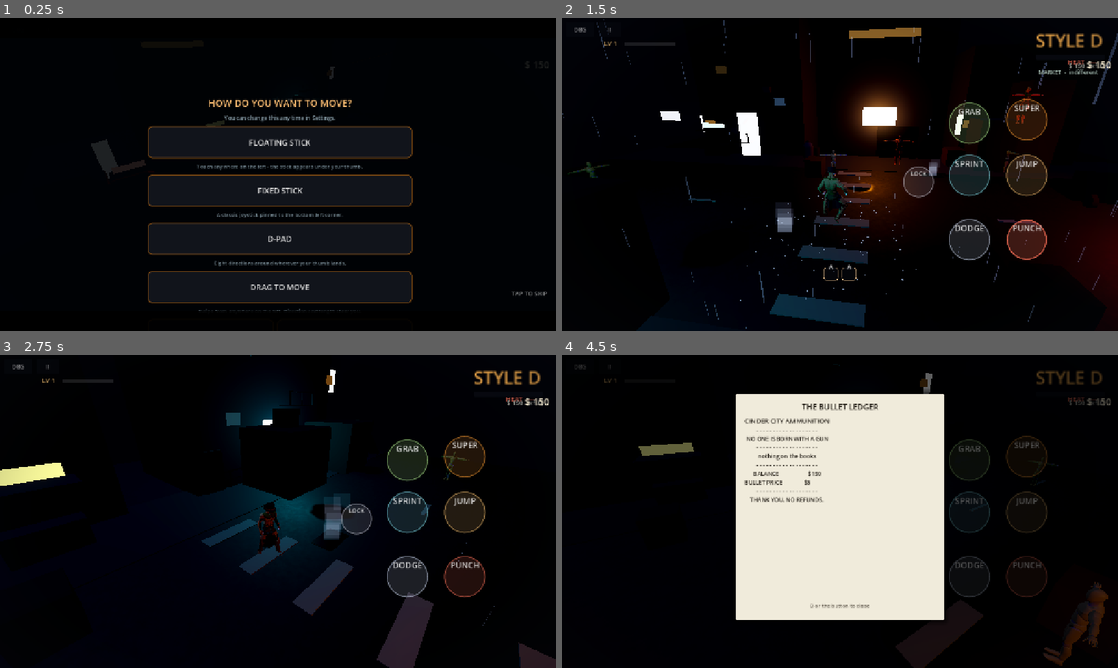
Above: before the commit, frames 1-4 (two rows, left to right).
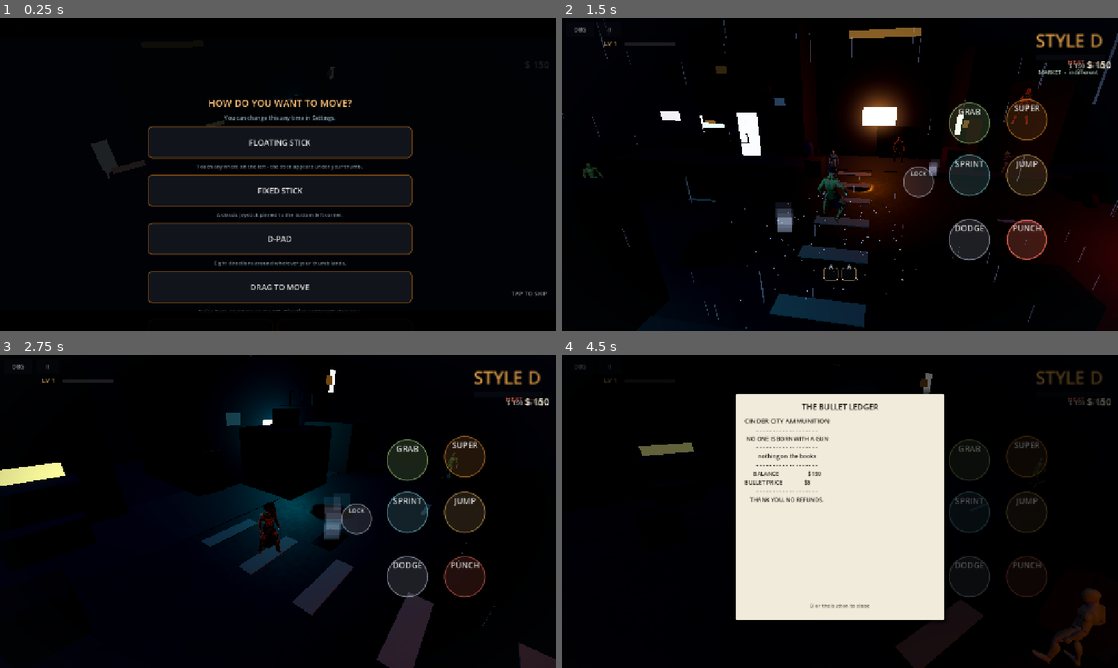
Above: after the commit, the same moments.

Repository: jamesrudh-arch/Barehands
Game: Godot game, scene res://scenes/main.tscn
The game is run twice, just before and just after one commit, with the same random seed, the same clock (stepped at 60 frames per second) and the same inputs.
Inputs (mouse positions are in pixels of both pictures, inside the frame that each line leads up to):
- Up to frame 1 (0.25 s): no input
- Up to frame 2 (1.5 s): click "FLOATING STICK" at 0.5 s; tap Enter (ui_accept) at 1.25 s; drag from (1029, 240) to (895, 105) at 1.27 s
- Up to frame 3 (2.75 s): drag from (405, 577) to (250, 574) at 2.02 s
- Up to frame 4 (4.5 s): move the mouse to (1029, 511) at 2.77 s; hold Right (ui_right) 2.78-3.5 s; hold B (ledger) 2.78-3.5 s; click (1029, 511) at 2.92 s; drag from (967, 511) to (673, 464) at 3.52 s; drag from (967, 461) to (867, 511) at 4.27 s

The runs differ from the first frame. In frame 2, 0.3% of the frame differs, in the area x 1-87%, y 22-52%; in frame 3, less than 0.1%; in frame 4, 0.7%, in the area x 84-99%, y 34-100%.

Commit message:
P0.1: distant T-pose ROOT CAUSE found and fixed - enemies beyond the think radius never played
Diagnostic suite tests/smoke_tpose boots the real street, walks EVERY
AnimationPlayer (hero pieces, cast bases + outfits, dummy, thug, distant
muscle) and logs: requested clip, clip-exists-in-runtime-library,
is_playing, speed, distance, visibility, frustum - plus the full runtime
clip list. It FAILS if any character AnimationPlayer is not playing.

The probe found it: hero and cast all animated, but every enemy
mannequin had current_animation='' - play() was never called on them.
_think()'s far branch (dist >= 10 m) only plays Idle when transitioning
FROM Walk; an enemy that spawns beyond 10 m starts in IDLE, so nothing
ever played and the mannequin stood in the glb rest pose - a T-pose -
until the player came close. Fix: every enemy plays Idle in _ready from
the first frame, wherever it stands. Probe: 20/20 players animating.

Also corrected last session's wrong edit: the runtime library carries
SHORT names (Idle, Walk, Idle_Talking...) - the regenerated glb renamed
them. cast.gd idles reverted to Idle / Idle_Talking, NpcRig default and
UalBind fallback back to Idle; the warn-on-miss stays.

All 18 suites now set first_run_done explicitly (7 patched here), ready
for isolated per-suite user dirs in P0.2.

Diff:
--- a/bare-hands/scripts/cast.gd
+++ b/bare-hands/scripts/cast.gd
@@ -22,23 +22,23 @@
 			["res://assets/cast/Superhero_Female_FullBody.gltf",
 			 "res://assets/cast/Female_Ranger_Body.gltf",
 			 "res://assets/cast/Female_Ranger_Legs.gltf"],
-			"Idle_Loop", 1.0, [], "velvet_lines")
+			"Idle", 1.0, [], "velvet_lines")
 	_spawn("Pilsner", PILSNER, "pilsner",
 			Vector3(9.8, 0.0, -6.8), -PI * 0.35, 0.98,
 			["res://assets/hero/Superhero_Male_FullBody.gltf",
 			 "res://assets/cast/Male_Peasant_Body.gltf"],
-			"Idle_Talking_Loop", 1.0, ["glasses"], "pilsner_lines")
+			"Idle_Talking", 1.0, ["glasses"], "pilsner_lines")
 	_spawn("Marrow", MARROW, "marrow",
 			Vector3(3.0, 0.0, -7.6), PI, 1.22,
 			["res://assets/hero/Superhero_Male_FullBody.gltf",
 			 "res://assets/cast/Male_Knight_Body_Armor.gltf"],
-			"Idle_Loop", 0.85, [], "marrow_lines")
+			"Idle", 0.85, [], "marrow_lines")
 	_spawn("The Duchess", DUCHESS, "duchess",
 			Vector3(9.0, 3.42, -4.9), PI, 1.05,
 			["res://assets/cast/Superhero_Female_FullBody.gltf",
 			 "res://assets/cast/Female_Ranger_Body.gltf",
 			 "res://assets/cast/Female_Ranger_Legs.gltf"],
-			"Idle_Talking_Loop", 0.9, ["circlet"], "duchess_lines")
+			"Idle_Talking", 0.9, ["circlet"], "duchess_lines")
 
 
 func _spawn(display: String, color: Color, voice_id: String, pos: Vector3,
--- a/bare-hands/scripts/enemy.gd
+++ b/bare-hands/scripts/enemy.gd
@@ -56,6 +56,12 @@
 	hp = max_hp
 	_spawn = global_position
 	_own_materials()
+	# P0.1 T-pose fix: an enemy that spawns beyond the 10 m think radius
+	# never entered WALK, so _think's idle branch skipped it and NOTHING
+	# ever called play() - the mannequin stood in the glb rest pose
+	# (a T-pose) until the player walked close. Idle from the first frame,
+	# wherever the enemy stands, dummy or alive.
+	_play("Idle", 0.0)
 	var tun: Array = TUNING[kind]
 	_apply_look()
 	if kind == 0:
--- a/bare-hands/scripts/npc_rig.gd
+++ b/bare-hands/scripts/npc_rig.gd
@@ -8,7 +8,7 @@
 
 
 ## pieces: paths to gltf scenes; tint: colour identity; accent: emissive edge.
-func build(pieces: Array, tint: Color, accent: Color, idle_clip := "Idle_Loop",
+func build(pieces: Array, tint: Color, accent: Color, idle_clip := "Idle",
 		idle_speed := 1.0) -> void:
 	for path in pieces:
 		var ps: PackedScene = load(path)
--- a/bare-hands/scripts/ual_bind.gd
+++ b/bare-hands/scripts/ual_bind.gd
@@ -95,13 +95,12 @@
 		if p.has_animation(clip):
 			p.play(clip, blend)
 			p.speed_scale = speed
-		elif p.has_animation("Idle_Loop"):
-			# a miss used to fall back to "Idle", which does not exist in
-			# this pack either - the character stood in a T-pose. Fall back
-			# to the real idle and say so, so a bad name never hides again.
-			if not p.has_animation(clip):
-				Log.warn("UalBind: clip '%s' missing - falling back to Idle_Loop" % clip)
-			p.play("Idle_Loop", blend)
+		elif p.has_animation("Idle"):
+			# the runtime library carries short names (Idle, Walk, ...).
+			# A miss falls back to the pack idle and SAYS so - a bad clip
+			# name must never silently T-pose a character again.
+			Log.warn("UalBind: clip '%s' missing - falling back to Idle" % clip)
+			p.play("Idle", blend)
 			p.speed_scale = speed
 		else:
 			Log.warn("UalBind: clip '%s' missing and no idle available" % clip)
--- a/bare-hands/tests/smoke_audio.gd
+++ b/bare-hands/tests/smoke_audio.gd
@@ -16,6 +16,7 @@
 
 
 func _ready() -> void:
+	Settings.set_value("first_run_done", true)  # isolated user dir: no first-run picker
 	var main: Node = load("res://scenes/main.tscn").instantiate()
 	add_child(main)
 	var opening := get_tree().get_first_node_in_group("opening") as OpeningShot
--- a/bare-hands/tests/smoke_city.gd
+++ b/bare-hands/tests/smoke_city.gd
@@ -19,6 +19,7 @@
 
 
 func _ready() -> void:
+	Settings.set_value("first_run_done", true)  # isolated user dir: no first-run picker
 	_main = load("res://scenes/main.tscn").instantiate()
 	add_child(_main)
 	var opening := get_tree().get_first_node_in_group("opening") as OpeningShot
--- a/bare-hands/tests/smoke_economy.gd
+++ b/bare-hands/tests/smoke_economy.gd
@@ -22,6 +22,7 @@
 
 
 func _ready() -> void:
+	Settings.set_value("first_run_done", true)  # isolated user dir: no first-run picker
 	_main = load("res://scenes/main.tscn").instantiate()
 	add_child(_main)
 	var opening := get_tree().get_first_node_in_group("opening") as OpeningShot
--- a/bare-hands/tests/smoke_ledger.gd
+++ b/bare-hands/tests/smoke_ledger.gd
@@ -21,6 +21,7 @@
 
 
 func _ready() -> void:
+	Settings.set_value("first_run_done", true)  # isolated user dir: no first-run picker
 	_main = load("res://scenes/main.tscn").instantiate()
 	add_child(_main)
 	var opening := get_tree().get_first_node_in_group("opening") as OpeningShot
--- a/bare-hands/tests/smoke_music.gd
+++ b/bare-hands/tests/smoke_music.gd
@@ -19,6 +19,7 @@
 
 
 func _ready() -> void:
+	Settings.set_value("first_run_done", true)  # isolated user dir: no first-run picker
 	# layers exist and are playing on the Music bus
 	for stem in ["music_bed", "music_tension", "music_combat", "music_heartbeat"]:
 		var vol := Music.layer_vol(stem)
--- a/bare-hands/tests/smoke_stick.gd
+++ b/bare-hands/tests/smoke_stick.gd
@@ -20,6 +20,7 @@
 
 
 func _ready() -> void:
+	Settings.set_value("first_run_done", true)  # isolated user dir: no first-run picker
 	get_window().size = Vector2i(1280, 720)
 	await get_tree().process_frame
 	var main: Node = load("res://scenes/main.tscn").instantiate()
--- /dev/null
+++ b/bare-hands/tests/smoke_tpose.gd
@@ -0,0 +1,106 @@
+extends Node
+## P0.1 diagnostic probe: WHY does a distant NPC stand in a T-pose?
+## Logs, for EVERY AnimationPlayer under main.tscn (cast bases, cast OUTFIT
+## pieces, trainer, dummy, thugs, distant muscle spawns):
+##   - the clip it requested (current_animation / the owner's state)
+##   - whether that clip exists in the player's runtime library
+##   - is_playing, paused, speed_scale, autoplay
+##   - distance to the player, is_visible_in_tree, in-frustum
+## plus the full runtime clip list. Exits non-zero if any character skeleton
+## is not animating, so it doubles as the regression test skeleton.
+
+var _main: Node3D
+var _player: CharacterBody3D
+var _fails := 0
+
+func _p(msg: String) -> void:
+	print("TPOSE ", msg)
+
+func _fail(msg: String) -> void:
+	_fails += 1
+	_p("FAIL " + msg)
+
+func _ready() -> void:
+	Settings.set_value("first_run_done", true)
+	_main = load("res://scenes/main.tscn").instantiate()
+	add_child(_main)
+	var opening := get_tree().get_first_node_in_group("opening") as OpeningShot
+	if opening:
+		opening.skip()
+	await get_tree().physics_frame
+	await get_tree().physics_frame
+	_player = get_tree().get_first_node_in_group("player") as CharacterBody3D
+
+	# the runtime library's actual clip list, once
+	var lib := UalBind.library()
+	var names: Array = []
+	for n in lib.get_animation_list():
+		names.append(n)
+	names.sort()
+	_p("library clips (%d): %s" % [names.size(), ", ".join(names)])
+
+	# distant muscle exactly the way city.gd spawns them (radius 14 m)
+	var enemy_scene := load("res://scenes/enemy.tscn") as PackedScene
+	for spec in [{"kind": 1, "pos": Vector3(13.0, 0.02, -13.0)},
+			{"kind": 2, "pos": Vector3(-14.0, 0.02, 12.0)}]:
+		var e := enemy_scene.instantiate() as CharacterBody3D
+		e.set("kind", spec["kind"])
+		_main.add_child(e)
+		e.global_position = spec["pos"]
+
+	# let every state machine settle into its idle
+	for i in 90:
+		await get_tree().physics_frame
+
+	var cam := get_viewport().get_camera_3d()
+	var checked := 0
+	for ap in _anim_players(_main):
+		checked += 1
+		var path := String(ap.get_path()).replace("/root/Node/", "")
+		var owner_root := _char_root(ap)
+		var dist := 0.0
+		if _player and owner_root:
+			dist = _player.global_position.distance_to(owner_root.global_position)
+		var cur: String = ap.current_animation
+		var has := lib.has_animation(cur) if cur != "" else true
+		var in_frustum := "?"
+		var vis := "?"
+		if cam and owner_root:
+			in_frustum = str(cam.is_position_in_frustum(owner_root.global_position))
+		if owner_root:
+			vis = str(owner_root.is_visible_in_tree())
+		_p("%-52s clip=%-16s has=%s playing=%s speed=%.2f dist=%4.1fm vis=%s frustum=%s" % [
+			path, cur if cur != "" else "(none)", has, ap.is_playing(),
+			ap.speed_scale, dist, vis, in_frustum])
+		# a character AnimationPlayer that is not playing anything IS a T-pose
+		if not ap.is_playing():
+			_fail("%s not playing (clip='%s' has=%s dist=%.1f)" % [path, cur, has, dist])
+
+	_p("checked %d AnimationPlayers, %d not animating" % [checked, _fails])
+	if _fails == 0:
+		_p("PASS")
+		get_tree().quit(0)
+	else:
+		_p("FAIL (%d)" % _fails)
+		get_tree().quit(1)
+
+func _anim_players(root: Node) -> Array:
+	var out: Array = []
+	for c in _walk(root):
+		if c is AnimationPlayer:
+			out.append(c)
+	return out
+
+func _walk(n: Node) -> Array:
+	var out: Array = [n]
+	for c in n.get_children():
+		out.append_array(_walk(c))
+	return out
+
+func _char_root(n: Node) -> Node3D:
+	var cur: Node = n
+	while cur:
+		if cur is CharacterBody3D:
+			return cur
+		cur = cur.get_parent()
+	return null
--- /dev/null
+++ b/bare-hands/tests/smoke_tpose.tscn
@@ -0,0 +1,6 @@
+[gd_scene format=3]
+
+[ext_resource type="Script" path="res://tests/probe_tpose.gd" id="1"]
+
+[node name="ProbeTpose" type="Node"]
+script = ExtResource("1")
--- a/bare-hands/tests/stress_combat.gd
+++ b/bare-hands/tests/stress_combat.gd
@@ -41,6 +41,7 @@
 
 
 func _ready() -> void:
+	Settings.set_value("first_run_done", true)  # isolated user dir: no first-run picker
 	_main = load("res://scenes/main.tscn").instantiate()
 	add_child(_main)
 	_stick = _main.get_node("UI/Joystick")
Not shown, added: upload/Pasted Content_1795078874226.txt
